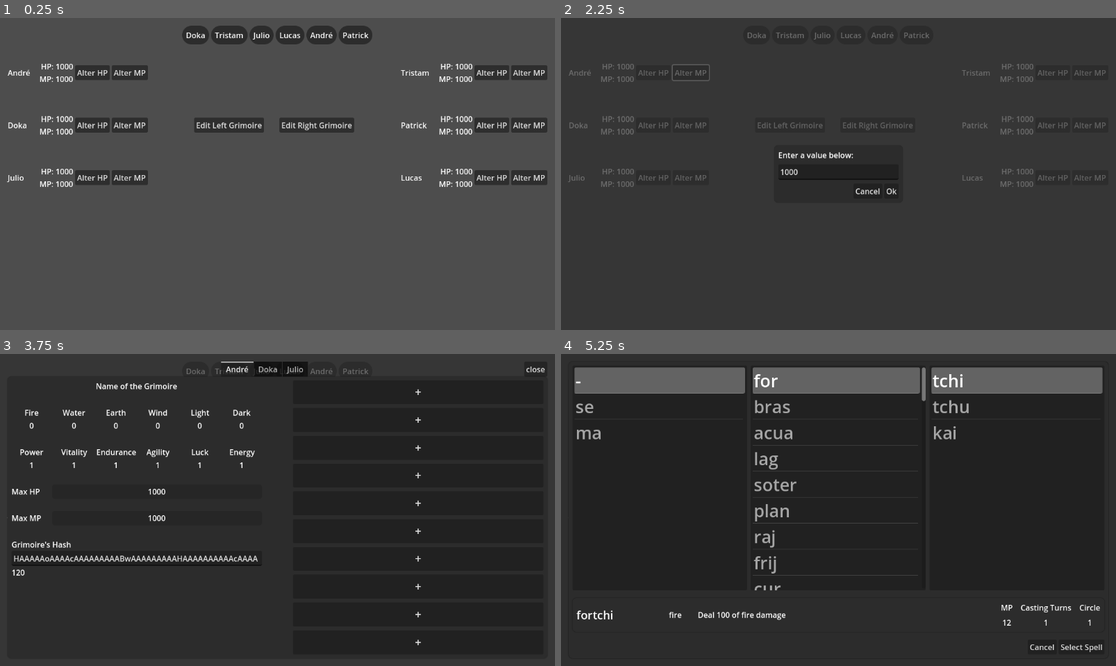
Above: before the commit, frames 1-4 (two rows, left to right).
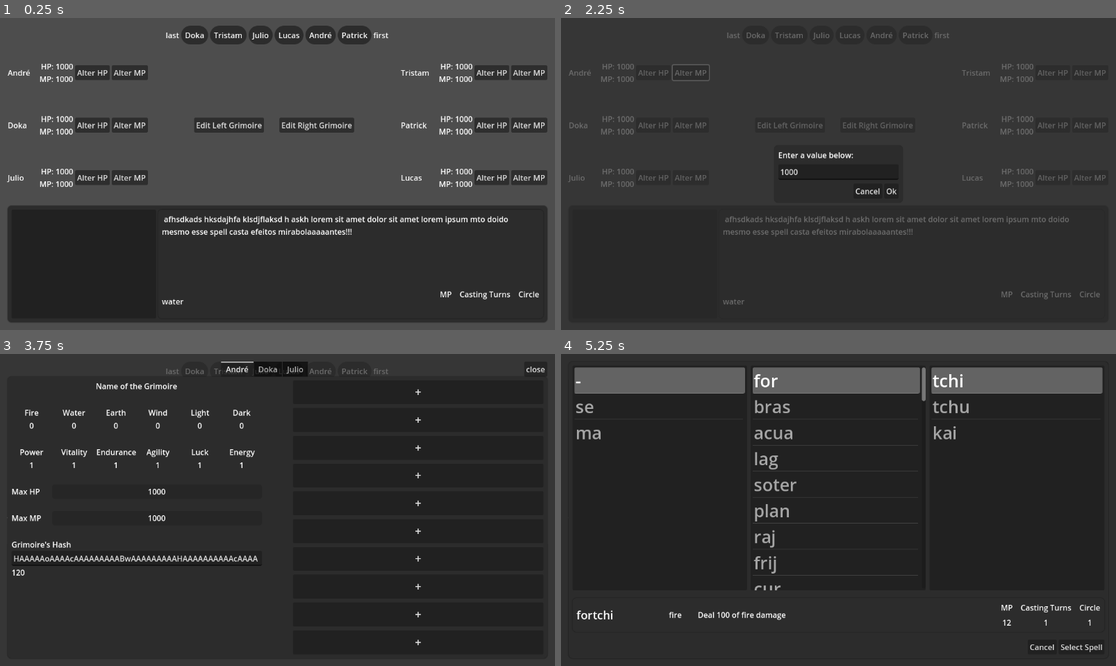
Above: after the commit, the same moments.

Repository: vhoyer/grimoire-researches
Game: Godot game, scene res://stages/_debug/battle/battle.tscn
The game is run twice, just before and just after one commit, with the same random seed, the same clock (stepped at 60 frames per second) and the same inputs.
Inputs:
- Up to frame 1 (0.25 s): no input
- Up to frame 2 (2.25 s): click "Alter HP" at 0.5 s; click "Ok" at 1.25 s; click "Alter MP" at 2 s
- Up to frame 3 (3.75 s): click "Ok" at 2.75 s; click "Edit Left Grimoire" at 3.5 s
- Up to frame 4 (5.25 s): click "Edit Right Grimoire" at 4.25 s; click "+" at 5 s

The runs differ from the first frame. In frame 1, 36% of the frame differs, in the area x 1-99%, y 2-98%; in frame 2, 0.9%; in frame 3, 0.2%; in frame 4, less than 0.1%.

Commit message:
✨ Add prototype of battle gui

Diff:
--- a/stages/_debug/battle/battle.gd
+++ b/stages/_debug/battle/battle.gd
@@ -16,7 +16,7 @@
 
 @onready var party_a: VBoxContainer = $MarginContainer/VBoxContainer/HBoxContainer/PartyA
 @onready var party_b: VBoxContainer = $MarginContainer/VBoxContainer/HBoxContainer/PartyB
-@onready var queue: HBoxContainer = $MarginContainer/VBoxContainer/Queue
+@onready var queue: HBoxContainer = %Queue
 
 func _ready() -> void:
 	party_a.set_party(party_left)
--- a/stages/_debug/battle/battle.tscn
+++ b/stages/_debug/battle/battle.tscn
@@ -8,6 +8,8 @@
 [ext_resource type="PackedScene" uid="uid://n1056y7etnkk" path="res://stages/_debug/grimoire/grimoires.tscn" id="2_p1tv0"]
 [ext_resource type="Script" path="res://stages/_debug/battle/queue.gd" id="3_ifwug"]
 [ext_resource type="PackedScene" uid="uid://b3iquby55xoeq" path="res://stages/_debug/battle/queue_icon.tscn" id="4_4e334"]
+[ext_resource type="Script" path="res://modules/UI/item_list_source.gd" id="9_vkxu4"]
+[ext_resource type="PackedScene" uid="uid://dmicbiplp74ps" path="res://stages/_debug/spell_display/spell_display_summary.tscn" id="10_u0qq7"]
 
 [sub_resource type="Resource" id="Resource_j2xgo"]
 script = ExtResource("2_euq4x")
@@ -107,27 +109,39 @@
 [node name="VBoxContainer" type="VBoxContainer" parent="MarginContainer"]
 layout_mode = 2
 
-[node name="Queue" type="HBoxContainer" parent="MarginContainer/VBoxContainer"]
+[node name="HBoxContainer2" type="HBoxContainer" parent="MarginContainer/VBoxContainer"]
 layout_mode = 2
 alignment = 1
+
+[node name="Label" type="Label" parent="MarginContainer/VBoxContainer/HBoxContainer2"]
+layout_mode = 2
+text = "last"
+
+[node name="Queue" type="HBoxContainer" parent="MarginContainer/VBoxContainer/HBoxContainer2"]
+unique_name_in_owner = true
+layout_mode = 2
 script = ExtResource("3_ifwug")
 QueueIconScene = ExtResource("4_4e334")
 
-[node name="QueueIcon" parent="MarginContainer/VBoxContainer/Queue" instance=ExtResource("4_4e334")]
+[node name="QueueIcon" parent="MarginContainer/VBoxContainer/HBoxContainer2/Queue" instance=ExtResource("4_4e334")]
 layout_mode = 2
 mage = SubResource("Resource_q7m43")
 
-[node name="QueueIcon2" parent="MarginContainer/VBoxContainer/Queue" instance=ExtResource("4_4e334")]
+[node name="QueueIcon2" parent="MarginContainer/VBoxContainer/HBoxContainer2/Queue" instance=ExtResource("4_4e334")]
 layout_mode = 2
 mage = SubResource("Resource_u36yn")
 
-[node name="QueueIcon3" parent="MarginContainer/VBoxContainer/Queue" instance=ExtResource("4_4e334")]
+[node name="QueueIcon3" parent="MarginContainer/VBoxContainer/HBoxContainer2/Queue" instance=ExtResource("4_4e334")]
 layout_mode = 2
 mage = SubResource("Resource_i354g")
 
-[node name="QueueIcon4" parent="MarginContainer/VBoxContainer/Queue" instance=ExtResource("4_4e334")]
+[node name="QueueIcon4" parent="MarginContainer/VBoxContainer/HBoxContainer2/Queue" instance=ExtResource("4_4e334")]
 layout_mode = 2
 mage = SubResource("Resource_txctk")
+
+[node name="Label2" type="Label" parent="MarginContainer/VBoxContainer/HBoxContainer2"]
+layout_mode = 2
+text = "first"
 
 [node name="HBoxContainer" type="HBoxContainer" parent="MarginContainer/VBoxContainer"]
 layout_mode = 2
@@ -184,5 +198,21 @@
 layout_mode = 2
 mage = SubResource("Resource_q8xun")
 
+[node name="Panel" type="PanelContainer" parent="MarginContainer/VBoxContainer"]
+layout_mode = 2
+size_flags_vertical = 3
+
+[node name="HBoxContainer" type="HBoxContainer" parent="MarginContainer/VBoxContainer/Panel"]
+layout_mode = 2
+
+[node name="ItemListSource" type="ItemList" parent="MarginContainer/VBoxContainer/Panel/HBoxContainer"]
+custom_minimum_size = Vector2(300, 0)
+layout_mode = 2
+script = ExtResource("9_vkxu4")
+
+[node name="SpellDisplay" parent="MarginContainer/VBoxContainer/Panel/HBoxContainer" instance=ExtResource("10_u0qq7")]
+layout_mode = 2
+size_flags_horizontal = 3
+
 [connection signal="button_down" from="MarginContainer/VBoxContainer/HBoxContainer/Controls/HBoxContainer/GrimoireLeft" to="." method="_on_grimoire_left_button_down"]
 [connection signal="button_down" from="MarginContainer/VBoxContainer/HBoxContainer/Controls/HBoxContainer/GrimoireRight" to="." method="_on_grimoire_right_button_down"]
--- a/stages/_debug/battle/queue.gd
+++ b/stages/_debug/battle/queue.gd
@@ -1,7 +1,7 @@
 extends HBoxContainer
 
 @export var QueueIconScene: PackedScene;
-var battle_queue: BattleQueue:
+@export var battle_queue: BattleQueue:
 	set(value):
 		battle_queue = value;
 		battle_queue.updated.connect(update_ui)
--- /dev/null
+++ b/stages/_debug/spell_display/spell_display_summary.tscn
@@ -0,0 +1,82 @@
+[gd_scene load_steps=3 format=3 uid="uid://dmicbiplp74ps"]
+
+[ext_resource type="Script" path="res://stages/_debug/spell_display/spell_display.gd" id="1_2xgmy"]
+
+[sub_resource type="LabelSettings" id="LabelSettings_oxrum"]
+font_size = 24
+
+[node name="SpellDisplay" type="PanelContainer"]
+offset_right = 1152.0
+offset_bottom = 246.0
+script = ExtResource("1_2xgmy")
+
+[node name="VBoxContainer2" type="VBoxContainer" parent="."]
+layout_mode = 2
+
+[node name="VBoxContainer" type="VBoxContainer" parent="VBoxContainer2"]
+layout_mode = 2
+size_flags_vertical = 3
+
+[node name="Description" type="Label" parent="VBoxContainer2/VBoxContainer"]
+unique_name_in_owner = true
+custom_minimum_size = Vector2(100, 0)
+layout_mode = 2
+size_flags_horizontal = 3
+text = " afhsdkads hksdajhfa klsdjflaksd h askh lorem sit amet dolor sit amet lorem ipsum mto doido mesmo esse spell casta efeitos mirabolaaaaantes!!!"
+autowrap_mode = 3
+
+[node name="HBoxContainer" type="HBoxContainer" parent="VBoxContainer2"]
+layout_mode = 2
+theme_override_constants/separation = 16
+
+[node name="SpellName" type="Label" parent="VBoxContainer2/HBoxContainer"]
+unique_name_in_owner = true
+visible = false
+custom_minimum_size = Vector2(160, 0)
+layout_mode = 2
+text = "mahidratchu"
+label_settings = SubResource("LabelSettings_oxrum")
+
+[node name="Element" type="Label" parent="VBoxContainer2/HBoxContainer"]
+unique_name_in_owner = true
+custom_minimum_size = Vector2(60, 0)
+layout_mode = 2
+size_flags_horizontal = 3
+text = "water"
+
+[node name="VBoxContainer" type="VBoxContainer" parent="VBoxContainer2/HBoxContainer"]
+layout_mode = 2
+
+[node name="Label" type="Label" parent="VBoxContainer2/HBoxContainer/VBoxContainer"]
+layout_mode = 2
+text = "MP"
+
+[node name="MP" type="Label" parent="VBoxContainer2/HBoxContainer/VBoxContainer"]
+unique_name_in_owner = true
+layout_mode = 2
+horizontal_alignment = 1
+
+[node name="VBoxContainer4" type="VBoxContainer" parent="VBoxContainer2/HBoxContainer"]
+layout_mode = 2
+
+[node name="Label" type="Label" parent="VBoxContainer2/HBoxContainer/VBoxContainer4"]
+layout_mode = 2
+text = "Casting Turns
+"
+
+[node name="TurnsCasting" type="Label" parent="VBoxContainer2/HBoxContainer/VBoxContainer4"]
+unique_name_in_owner = true
+layout_mode = 2
+horizontal_alignment = 1
+
+[node name="VBoxContainer5" type="VBoxContainer" parent="VBoxContainer2/HBoxContainer"]
+layout_mode = 2
+
+[node name="Label" type="Label" parent="VBoxContainer2/HBoxContainer/VBoxContainer5"]
+layout_mode = 2
+text = "Circle"
+
+[node name="Circle" type="Label" parent="VBoxContainer2/HBoxContainer/VBoxContainer5"]
+unique_name_in_owner = true
+layout_mode = 2
+horizontal_alignment = 1
Not shown: 1 places in stages/_debug/battle/battle.tscn that only renumber resources
